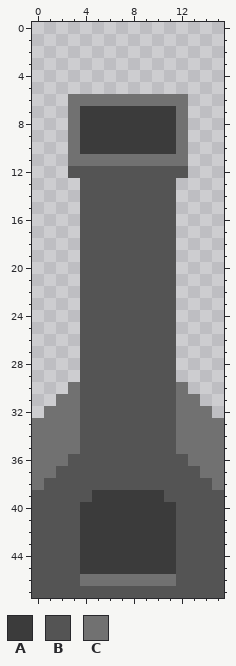
Pixel-art sprite: res/assets/tall_oven.png. That is the earlier state.
The file is 16x48 pixels.
Palette (. is transparent): A #3b3b3b  B #545454  C #717171
Pixels before, first column x 0:
 6 ...CCCCCCCCCC...
 7 ...CAAAAAAAAC...
 8 ...CAAAAAAAAC...
 9 ...CAAAAAAAAC...
10 ...CAAAAAAAAC...
11 ...CCCCCCCCCC...
12 ...BBBBBBBBBB...
13 ....BBBBBBBB....
14 ....BBBBBBBB....
15 ....BBBBBBBB....
16 ....BBBBBBBB....
17 ....BBBBBBBB....
18 ....BBBBBBBB....
19 ....BBBBBBBB....
20 ....BBBBBBBB....
21 ....BBBBBBBB....
22 ....BBBBBBBB....
23 ....BBBBBBBB....
24 ....BBBBBBBB....
25 ....BBBBBBBB....
26 ....BBBBBBBB....
27 ....BBBBBBBB....
28 ....BBBBBBBB....
29 ....BBBBBBBB....
30 ...CBBBBBBBBC...
31 ..CCBBBBBBBBCC..
32 .CCCBBBBBBBBCCC.
33 CCCCBBBBBBBBCCCC
34 CCCCBBBBBBBBCCCC
35 CCCCBBBBBBBBCCCC
36 CCCBBBBBBBBBBCCC
37 CCBBBBBBBBBBBBCC
38 CBBBBBBBBBBBBBBC
39 BBBBBAAAAAABBBBB
40 BBBBAAAAAAAABBBB
41 BBBBAAAAAAAABBBB
42 BBBBAAAAAAAABBBB
43 BBBBAAAAAAAABBBB
44 BBBBAAAAAAAABBBB
45 BBBBAAAAAAAABBBB
46 BBBBCCCCCCCCBBBB
47 BBBBBBBBBBBBBBBB
After:
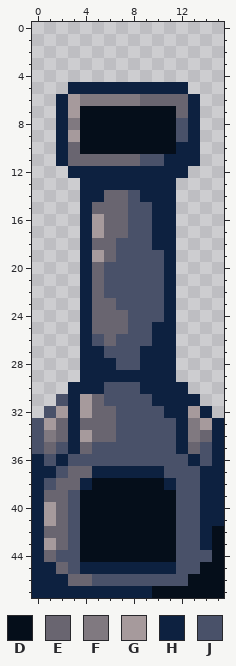
Colours new in this view: D #050e1a  E #696570  F #807980  G #a69a9c  H #0d2140  J #495169
From old to new:
Changed rows in their new state; - is an unchanged pixel.
first column x 0:
 5 ---HHHHHHHHHH---
 6 --HGFFFFFEEEEH--
 7 --HGDDDDDDDDEH--
 8 --HFDDDDDDDDJH--
 9 --HGDDDDDDDDJH--
10 --HEDDDDDDDDHH--
11 --HEEEEEEJJHHH--
12 ---HHHHHHHHHH---
13 ----HHHHHHHH----
14 ----HHEEJHHH----
15 ----HEEEJJHH----
16 ----HGEEJJHH----
17 ----HGEEJJHH----
18 ----HEEJJJHH----
19 ----HGEJJJJH----
20 ----HEJJJJJH----
21 ----HEJJJJJH----
22 ----HEJJJJJH----
23 ----HEEJJJJH----
24 ----HEEEJJJH----
25 ----HEEEJJHH----
26 ----HJEJJJHH----
27 ----HHJJJHHH----
28 ----HHHJJHHH----
29 ----HHHHHHHH----
30 ---HHHJJJHHHH---
31 --JHGEJJJJHHHH--
32 -JGHGEEJJJJHHGH-
33 JGEHEEEJJJJJHFGH
34 JFEHGEEJJJJJHFEH
35 JEJHEJJJJJJJHEJH
36 HJHJJJJJJJJJJHJH
37 HHJEEHHHHHHJJJHH
38 HJEEHDDDDDDHJJHH
39 HEEJDDDDDDDDJJHH
40 HGEJDDDDDDDDJJHH
41 HGEJDDDDDDDDJJHH
42 HEEJDDDDDDDDJJHD
43 HGEJDDDDDDDDJJHD
44 HEJJDDDDDDDDJJJD
45 HHEJHHHHHHHHJJDD
46 HHHEEJJJJJJJJDDD
47 HHHHHHHHHHDDDDDD
Pixel boxes of the changes (left, top, right, bottom) in both pictures:
changed: (32, 82, 224, 598)
